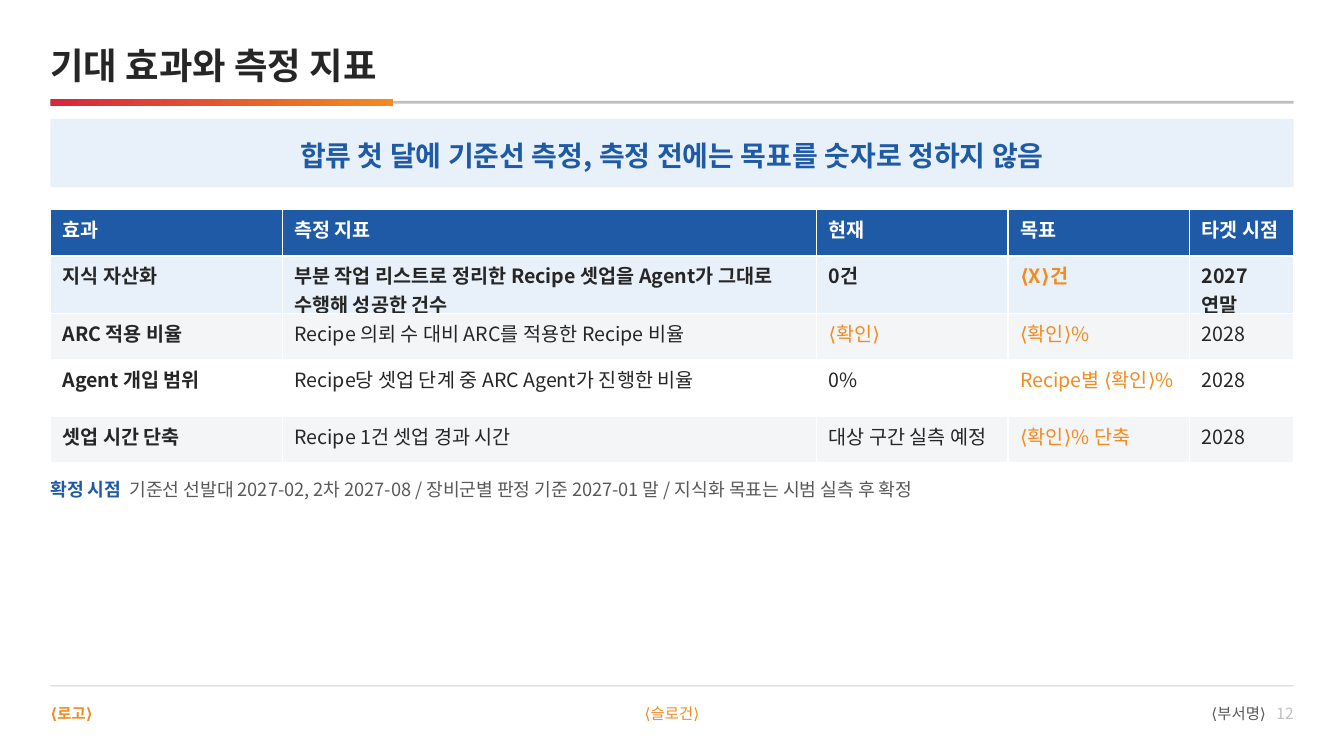
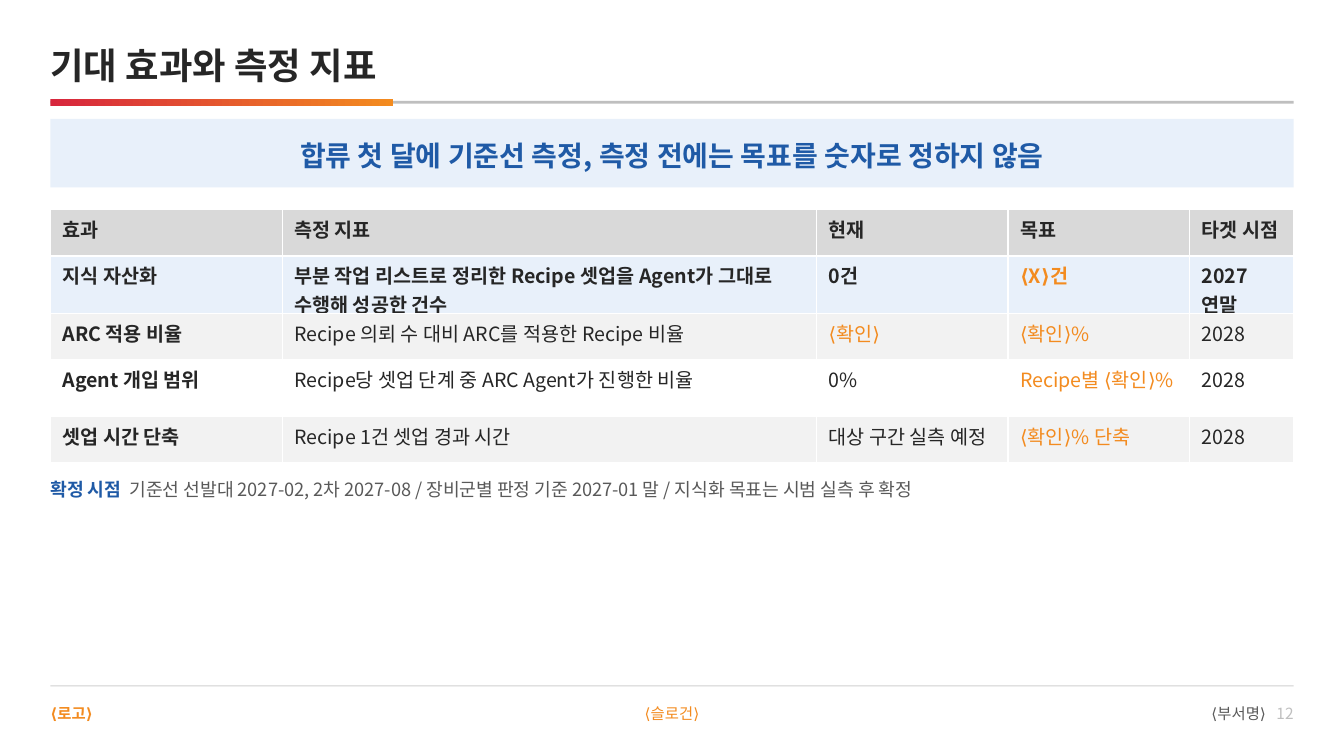
Before and after one commit to DarrenKoi/pm_notes, a slide deck: slide 12 of my-task/arc-tf/deliverables/arc-tf-team-full.pptx. Drawn at 1344x756 pixels with LibreOffice and Linux fonts; fonts in the diff are those of the drawing. Boxes give left, top, right and bottom in pixels: in the first picture for what was removed or moved away, otherwise in the second. Text is boxed around its words. In the diff, an @@ line names an element or a change of style, - is before the commit and + after.

```diff
--- a/my-task/arc-tf/deliverables/arc-tf-team-full.pptx
+++ b/my-task/arc-tf/deliverables/arc-tf-team-full.pptx
@@ table at bbox=[50, 210, 1294, 453] @@
@@ fill #1F5AA6 to #D9D9D9 in row 1 @@
@@ fill #F4F5F7 to #F2F2F2 in 10 cells @@
@@ text colour #FFFFFF to #262626 in "효과", "측정 지표", "현재", "목표" and 1 more places @@
```
Also in this commit, not shown: 14 other slides changed, 3 other files.
